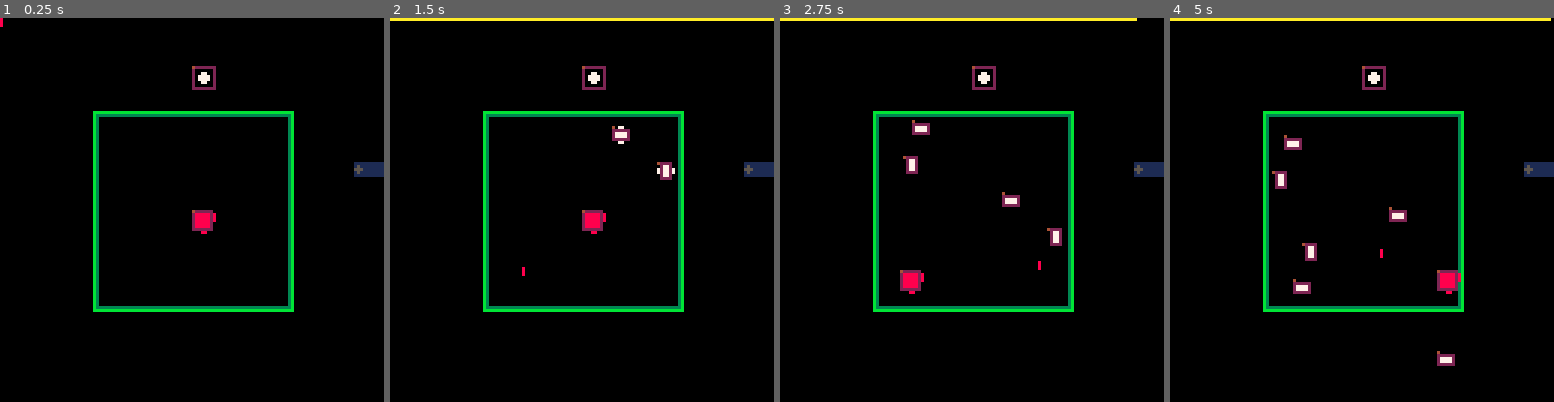
Above: before the commit, frames 1-4 (left to right).
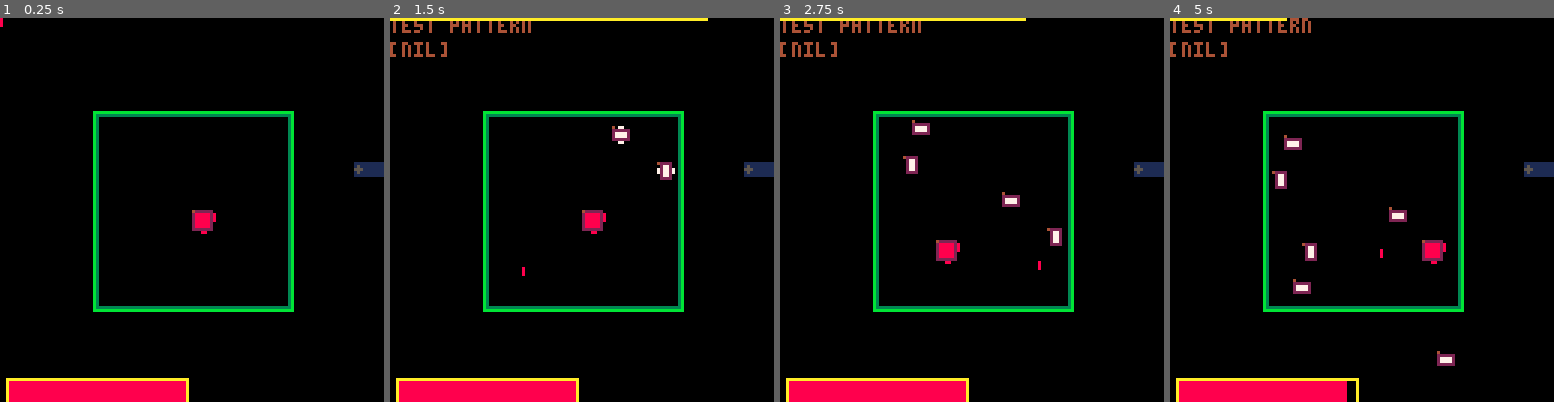
Above: after the commit, the same moments.

Repository: GiovanH/Pico8_Dev
Game: PICO-8 cartridge undertale.p8
Same seed, same stepped clock (60 frames per second), same inputs: the game is played once before the commit and once after it.
Inputs (mouse positions are in pixels of both pictures, inside the frame that each line leads up to):
- Up to frame 1 (0.25 s): no input
- Up to frame 2 (1.5 s): tap O (Z key) at 0.33, 0.7, 1.43 s; click (459, 121) at 0.67 s; tap X (X key) at 1.07 s; click (520, 267) at 1.22 s
- Up to frame 3 (2.75 s): click (975, 114) at 1.77 s; hold Left 1.97-2.37 s; tap X (X key) at 2.07, 2.4, 2.73 s; tap O (Z key) at 2.22 s; click (1037, 259) at 2.32 s; hold Down from 2.42 s (still down)
- Up to frame 4 (5 s): release Down at 2.82 s; click (1492, 106) at 2.87 s; hold Right 2.87-3.53 s; tap X (X key) every 0.33 s from 3.07 to 4.73 s; tap O (Z key) at 3.1, 3.98, 4.87 s; click (1254, 256) at 3.42 s; hold Up 3.58-4.08 s; click (1315, 102) at 3.97 s; hold Right 4.13-4.53 s; click (1381, 248) at 4.52 s; hold Down from 4.58 s (still down)

The runs differ from the first frame. In frame 1, 3.2% of the frame differs, in the area x 1-57%, y 12-100%; in frame 2, 4.0%; in frame 3, 4.8%; in frame 4, 5.0%, in the area x 0-100%, y 0-100%.

Commit message:
Migration and wave prep

Diff:
--- a/undertale.p8
+++ b/undertale.p8
@@ -6,10 +6,11 @@
 
 -- global vars
 
--- Enemy controller spawns, manages bullets
--- game controller restores health between waves
+-- game controller restores health between waves,
+--  picks and starts patterns
+-- Pattern controller spawns, manages bullets
 -- points from wavevs + grazes + overheal
--- Enemy: start. Stop called by game.
+-- Pattern: start. Stop called by game.
 -- Coroutines
 -- No-hit bonus
 -- no-graze bonus
@@ -244,6 +245,7 @@
 -- random int [0, n)
 function rndi(n) return flr(rnd(n)) end
 
+-- random choice from table
 function rndc(t) return t[1+rndi(#t)] end
 
 --- sort list by keyfunc
@@ -671,52 +673,66 @@
  return r
 end
 
-local o_soul = mob(vec(64, 64), 0, vec(7,7), {
- dynamic=true
-})
-o_soul.arena = nil
-o_soul.invuln = 0
-function o_soul:update()
+local t_soul = mob:extend{
+ arena = nil,
+ invuln = 0,
+ dynamic = true,
+ hp = 20
+}
+function t_soul:_moveif(step)
+ local npos = self.pos + step
+ local nhbox = self:get_hitbox(npos)
+ local unobstructed = nhbox:within(self.arena.hbox)
+ for _,obj in pairs(self.stage.objects) do
+  if obj != self then
+   if nhbox:overlaps(obj.hbox) then
+    if (obj.obstructs) unobstructed = false
+   end
+  end
+ end
+ -- if (facing) self.facing = facing
+ if unobstructed then
+  self.pos = npos
+  -- self.moved = true
+ end
+end
+function t_soul:move()
+ -- player movement
+ local speed = 1
+ -- lrudox
+ for x=1,speed do
+  if btn(0) then
+   self:_moveif(vec(-1, 0))
+  elseif btn(1) then
+   self:_moveif(vec_x1)
+  end
+  if btn(2) then
+   self:_moveif(vec(0, -1))
+  elseif btn(3) then
+   self:_moveif(vec_y1)
+  end
+ end
+
+end
+function t_soul:update()
  -- fit self to arena
-
- -- todo
  if not self.hbox:within(self.arena.hbox) then
   self.pos = self.arena.hbox:center()
  end
 
- -- player movement
- local vright = vec(1, 0)
- local vdown = vec(0, 1)
- local speed = 2
-
- local npos = self.pos
- function moveif()
-  local nbox = bbox(
-   npos, self.size)
-  if nbox:within(self.arena.hbox) then
-   self.pos = npos
-  else
-   npos = self.pos
-  end
- end
- if (btn(0)) then
-  for x=1,speed do
-   npos -= vright moveif()
-  end
- elseif (btn(1)) then
-  for x=1,speed do
-   npos += vright moveif()
-  end
- end
- if (btn(2)) then
-  for x=1,speed do
-   npos -= vdown moveif()
-  end
- elseif (btn(3)) then
-  for x=1,speed do
-   npos += vdown moveif()
-  end
- end
+ -- Collision
+ for _,obj in pairs(self.stage.objects) do
+  if obj != self then
+   if self.hbox:overlaps(obj.hbox) then
+    -- If object has onhit, call onhit
+    -- Bullet may choose to call soul:hit to deal damage
+    -- If no damage delt, soul:hit returns false
+    if (obj.onhit) obj:onhit(self)
+   end
+  end
+ end
+
+ self:move()
 
  if self.invuln > 0 then
   self.invuln -= 1
@@ -724,19 +740,18 @@
 
  mob.update(self)
 end
-
-function o_soul:hit(dmg)
+function t_soul:dmghit(dmg)
  if self.invuln > 0 then
   return false
  else
+  self.hp -= dmg
+  -- TODO gameover logic
   self.invuln = 12
   sfx(00)
   return true
  end
 end
-
-function o_soul:draw()
- print(self.invuln, self.pos + vec(0, -8))
+function t_soul:draw()
  if self.invuln > 0 then
   self.anim = {0, false}
  else
@@ -744,19 +759,28 @@
  end
  mob.draw(self)
 end
-
-local t_testbullet = mob:extend{
+function t_soul:drawui()
+ local perc = self.hp / 20
+ rectfill(mrconcatu(bbox.fromxywh(2, 120, 60*perc, 8), 8))
+ rect(mrconcatu(bbox.fromxywh(2, 120, 60, 8), 10))
+end
+
+local b_test = mob:extend{
  ttl = 200,
  anim = {016, 017, 018, 019},
  name = 'bullet',
  frame_len = 2,
  dynamic = true
 }
-function t_testbullet:init(pos)
+function b_test:init(pos)
  self.pos = pos
  mob.init(self, self.pos, false, vec(5, 5))
 end
-function t_testbullet:update()
+function b_test:onhit(player)
+ local didhit = player:dmghit(1)
+ if (didhit) self:destroy()
+end
+function b_test:update()
  self.pos += vec(0, 0.6)
  printh(self._findex)
  if self._findex == 1 then
@@ -771,60 +795,77 @@
   self:destroy()
  end
 
- if self.hbox:overlaps(o_soul.hbox) then
-  local didhit = o_soul:hit(1)
-  if (didhit) self:destroy()
- end
-
  mob.update(self)
-
-end
-
-local o_tpattern = mob(vec(64, 16), 001)
-o_tpattern.name = 'pattern'
-o_tpattern.ttover = 0
-o_tpattern.bullets = {}
-
-function o_tpattern:start_turn()
- self.ttover = 200
-end
-function o_tpattern:draw()
- local perc = self.ttover / 200
+end
+
+local pat_test = entity:extend{
+ name = "test pattern",
+ ttover = 0,
+ lifespan = 200
+}
+function pat_test:init(arena)
+ entity.init(self)
+ self.arena = arena
+ self.children = {}
+ self.ttl = self.lifespan
+end
+
+function pat_test:drawui()
+ local perc = self.ttl / self.lifespan
  line(0, 0, 128*perc, 0, 10)
- mob.draw(self)
-end
-function o_tpattern:update()
-
- if (debug and btn(4)) self:start_turn()
-
- if (self.ttover > 0) then
-  -- our turn
-  if self.stage.mclock % 20 == 0 then
-   -- fire new bullet
-   printh('fire')
-   local newbullet = t_testbullet(vec(
-    rndr(self.arena.hbox.x0, self.arena.hbox.x1-4),
-    self.arena.hbox.y0
-   ))
-   self.stage:add(newbullet)
-  end
-  self.ttover -= 1
- end
-end
-
-local o_arena = mob(vec(32,32), 0, vec(64, 64))
-function o_arena:update()
+end
+
+function pat_test:destroy()
+ foreach(self.children, function(c) c:destroy() end)
+ entity.destroy(self)
+end
+function pat_test:update()
+ entity.update(self)
+ -- our turn
+ if self.stage.mclock % 20 == 0 then
+  -- fire new bullet
+  printh('fire')
+  local newbullet = b_test(vec(
+   rndr(self.arena.hbox.x0, self.arena.hbox.x1-4),
+   self.arena.hbox.y0
+  ))
+  self.stage:add(newbullet)
+  add(self.children, newbullet)
+ end
+end
+
+local t_arena = mob:extend{
+ cur_pattern = nil,
+ z = -1
+}
+function t_arena:update()
  -- move arena with p2
  -- if (btn(0,1)) then self.shape:shift(vec(-8, 0))
  -- elseif (btn(1,1)) then self.shape:shift(vec(8, 0)) end
  -- if (btn(2,1)) then self.shape:shift(vec(0, -8))
  -- elseif (btn(3,1)) then self.shape:shift(vec(0, 8)) end
-end
-function o_arena:draw()
+ if (self.cur_pattern and self.cur_pattern._doomed) self.cur_pattern = nil
+ if (debug and self.cur_pattern == nil and btnp(4)) self:new_wave()
+end
+function t_arena:new_wave()
+ -- Pick random pattern
+ -- Add new pattern to stage
+ -- Set cur_pattern to new pattern
+ -- Wait for cur_pattern to die
+ self.cur_pattern = self.stage:add(rndc{
+  pat_test
+ }(self))
+end
+function t_arena:draw()
  rect(mrconcat({self.hbox:unpack()}, 3))
  rect(mrconcat({self.hbox:outline(1):unpack()}, 11))
 end
-o_arena.z = -1
+function t_arena:drawui()
+ if (self.cur_pattern) do
+  print(self.cur_pattern.name, 0, 0)
+  print(self.cur_pattern._doomed, 0, 8)
+ end
+end
 
 bg = entity()
 function bg:draw()
@@ -836,19 +877,20 @@
 --pico-8 builtins
 
 function _init()
+ local o_soul = t_soul(vec(64, 64), 0, vec(7,7))
+ local o_arena = t_arena(vec(32,32), 0, vec(64, 64))
  o_soul.arena = o_arena
- o_tpattern.arena = o_arena
 
  teststage = stage()
  teststage:add(bg)
  teststage:add(o_arena)
  teststage:add(o_soul)
- teststage:add(o_tpattern)
+ -- teststage:add(o_tpattern)
 end
 
 function _update()
  teststage:update()
- -- dbg.watch(teststage,"stage")
+ dbg.watch(teststage,"stage")
  -- dbg.watch(o_soul,"soul")
  -- dbg.watch(o_tpattern,"pattern")
 end
